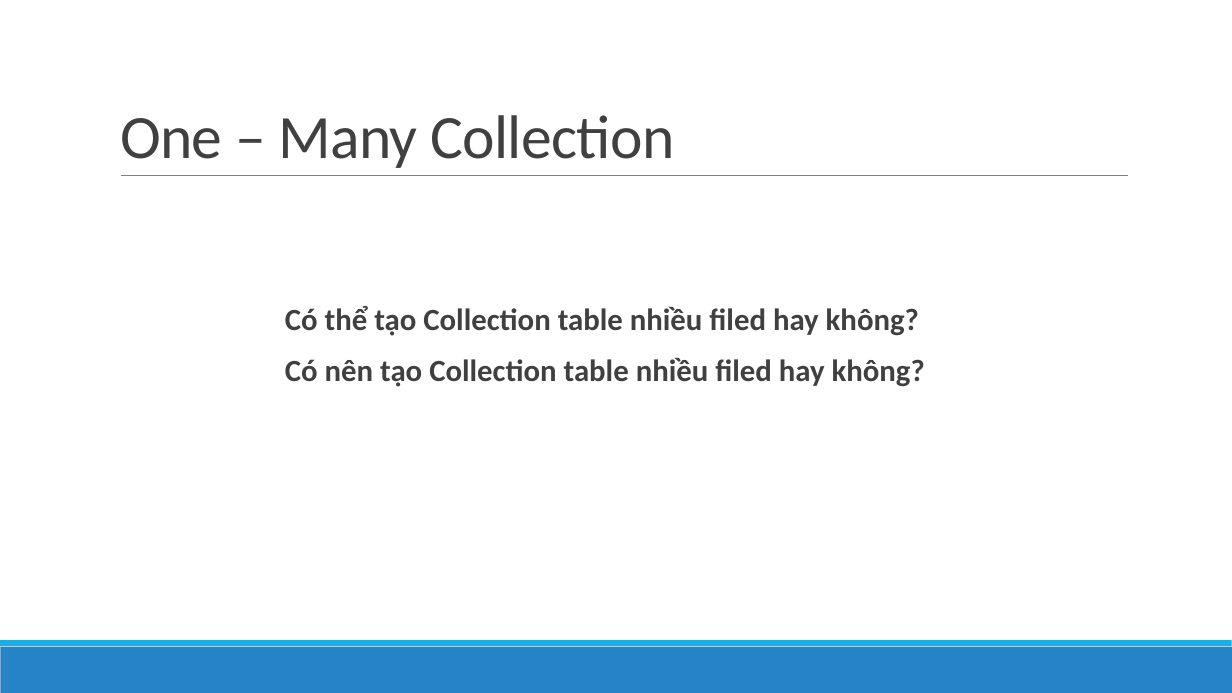
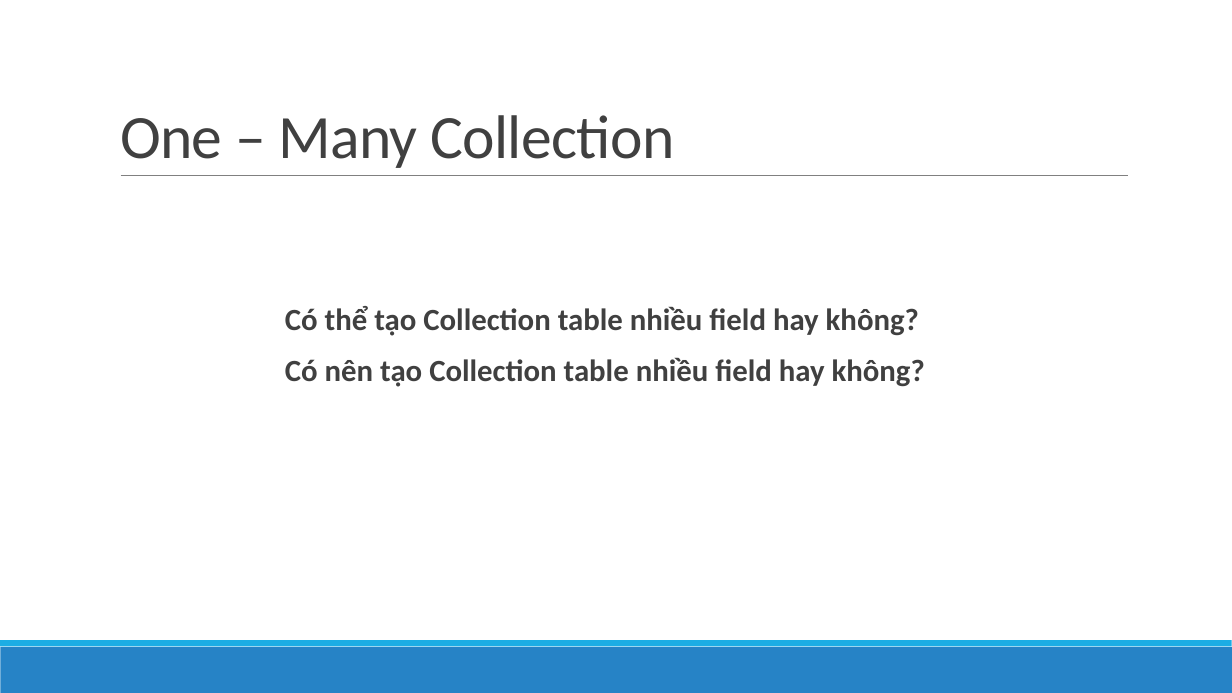
Before and after one commit to nguyenthanhtam1102/trainee-dev-vti-public, a slide deck: slide 69 of Tuần 6 - Java/Advanced Java.pptx (slide 45 before the commit). Drawn at 1232x693 pixels with LibreOffice and Linux fonts; fonts in the diff are those of the drawing. Boxes give left, top, right and bottom in pixels: in the first picture for what was removed or moved away, otherwise in the second. Text is boxed around its words. In the diff, an @@ line names an element or a change of style, - is before the commit and + after.

```diff
--- a/Tuần 6 - Java/Advanced Java.pptx
+++ b/Tuần 6 - Java/Advanced Java.pptx
@@ text at <box>285,306,925,387</box>: text changed @@
-Có thể tạo Collection table nhiều filed hay không?
-Có nên tạo Collection table nhiều filed hay không?
+Có thể tạo Collection table nhiều field hay không?
+Có nên tạo Collection table nhiều field hay không?
```
Also in this commit, not shown: 52 other slides changed, 39 slides added, 12 slides removed.
